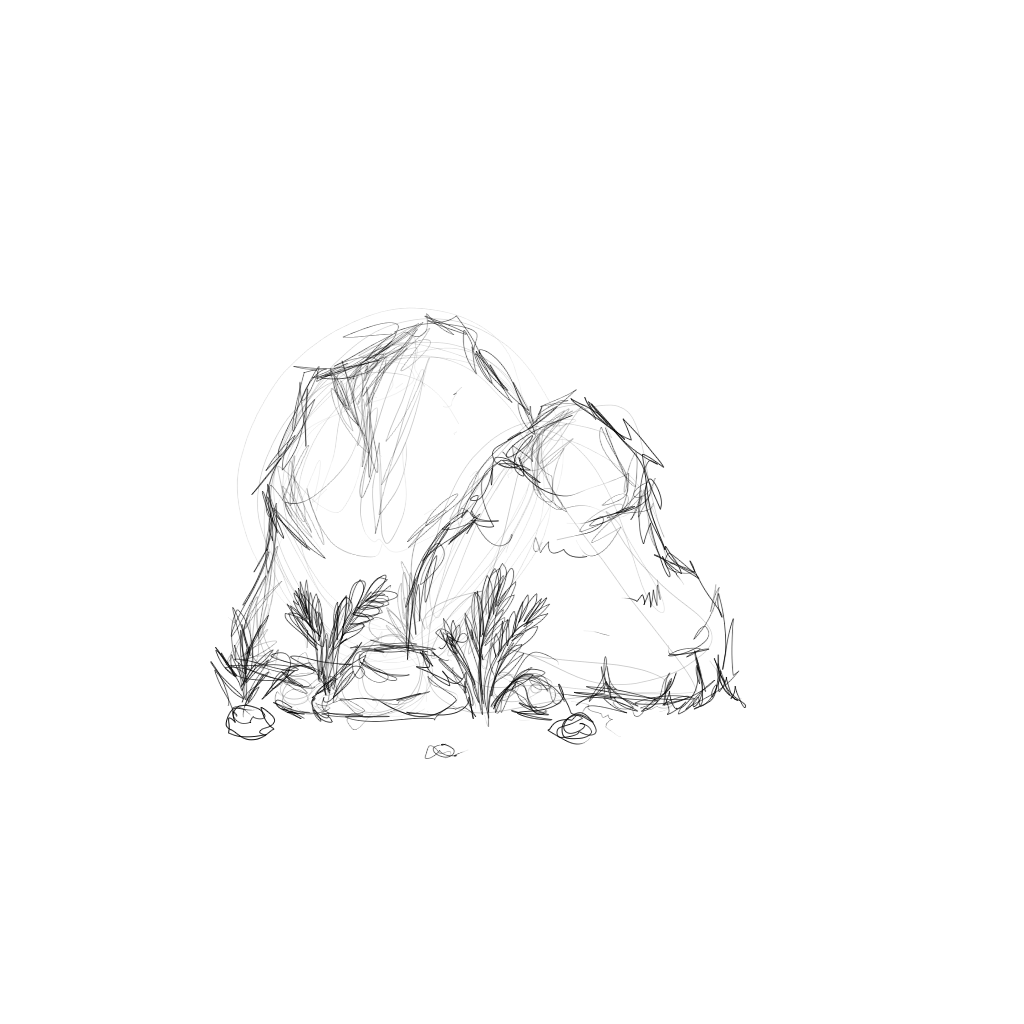
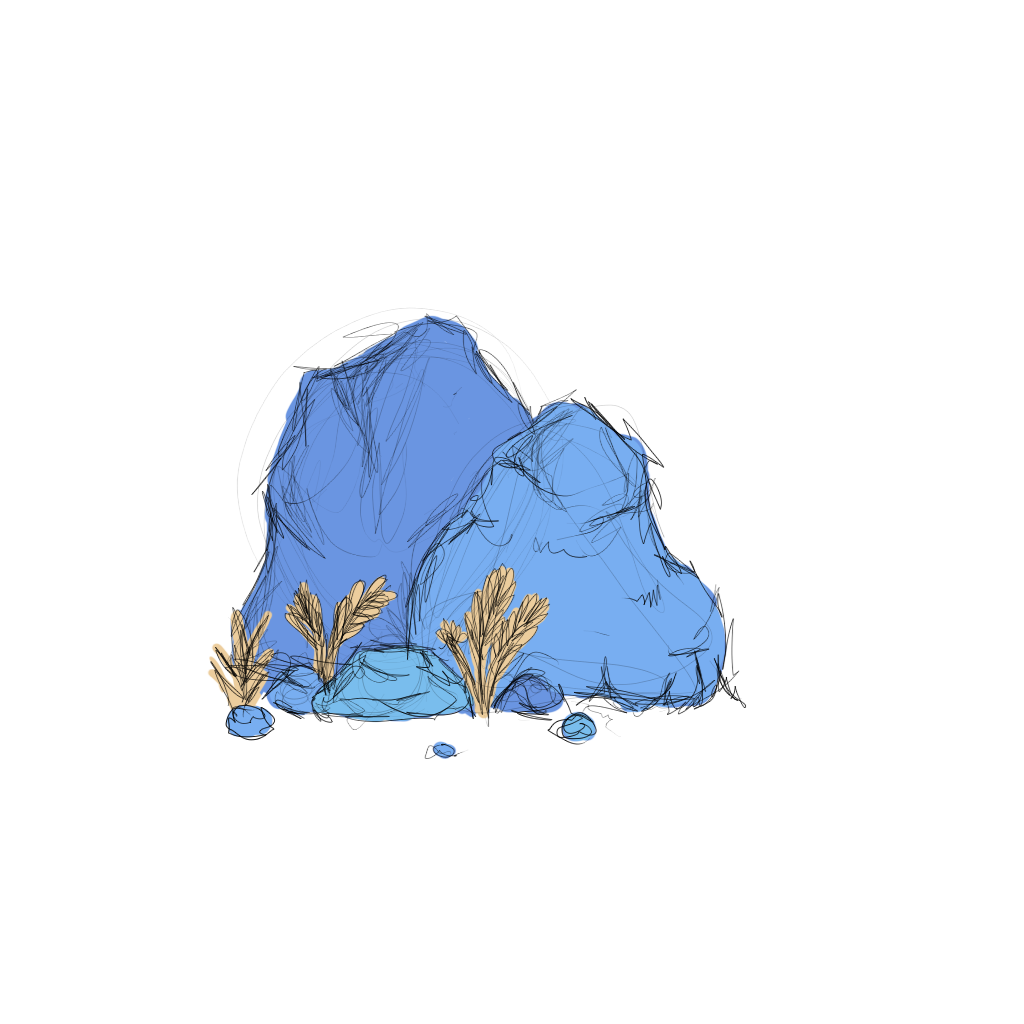
The second 1024 x 1024 image is a revision of the first. Changes to its layers:
added layer "colour" above "Background" over [207, 315, 727, 759]
hid "Background" over [207, 315, 727, 759]
